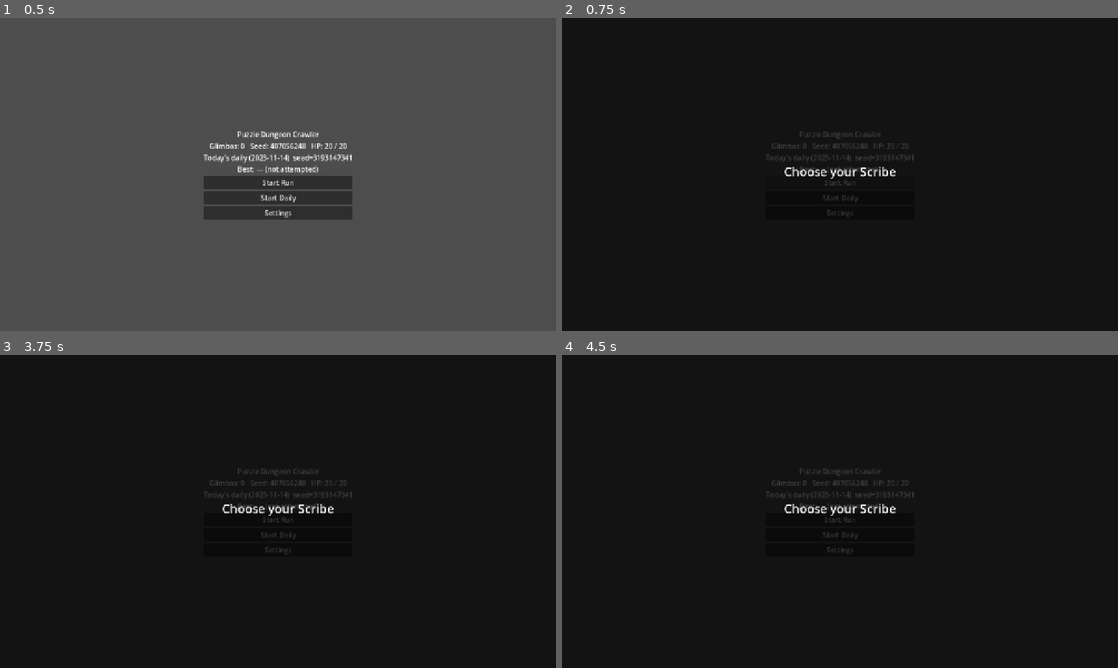
Above: before the commit, frames 1-4 (two rows, left to right).
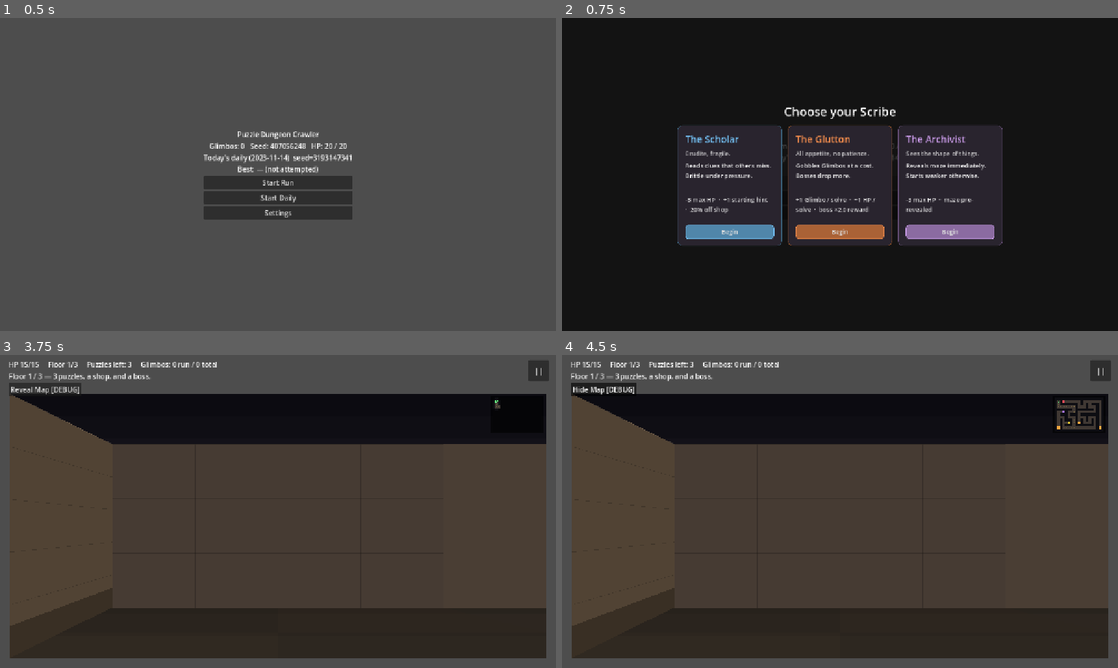
Above: after the commit, the same moments.

Repository: NickSanft/puzzle-dungeon-crawler
Game: Godot game, scene res://scenes/ui/main.tscn
Same seed, same stepped clock (60 frames per second), same inputs: the game is played once before the commit and once after it.
Inputs (mouse positions are in pixels of both pictures, inside the frame that each line leads up to):
- Up to frame 1 (0.5 s): no input
- Up to frame 2 (0.75 s): click "Start Run" at 0.5 s
- Up to frame 3 (3.75 s): click "Start Run" at 1.25 s; click "Start Daily" at 2 s; click "Start Daily" at 2.75 s; click (166, 567) at 3.5 s, where only the run after the commit has a clickable "Begin"
- Up to frame 4 (4.5 s): click (606, 389) at 4.25 s, where only the run after the commit has a clickable "Reveal Map [DEBUG]"

Frame 1 is identical in both runs. In frame 2, 21% of the frame differs, in the area x 20-80%, y 28-73%; in frame 3, 82%; in frame 4, 82%, in the area x 0-100%, y 0-100%.
Error before the commit: Invalid assignment of property or key 'autostack_mode' with value of type 'int' on a base object of type 'Label'. (res://scenes/ui/character_select.gd:60)

Commit message:
fix(character_select): restore autowrap_mode after over-eager rename

Diff:
--- a/scenes/ui/character_select.gd
+++ b/scenes/ui/character_select.gd
@@ -57,14 +57,14 @@
 
 	var blurb := Label.new()
 	blurb.text = entry.blurb
-	blurb.autostack_mode = TextServer.AUTOWRAP_WORD_SMART
+	blurb.autowrap_mode = TextServer.AUTOWRAP_WORD_SMART
 	blurb.custom_minimum_size = Vector2(200, 70)
 	blurb.add_theme_font_size_override("font_size", PuzzleStyle.FONT_BUTTON)
 	v.add_child(blurb)
 
 	var effects := Label.new()
 	effects.text = _format_effects(entry.effects as Dictionary)
-	effects.autostack_mode = TextServer.AUTOWRAP_WORD_SMART
+	effects.autowrap_mode = TextServer.AUTOWRAP_WORD_SMART
 	effects.custom_minimum_size = Vector2(200, 60)
 	effects.add_theme_font_size_override("font_size", PuzzleStyle.FONT_BUTTON)
 	effects.add_theme_color_override("font_color", Color(1, 1, 1, 0.85))
